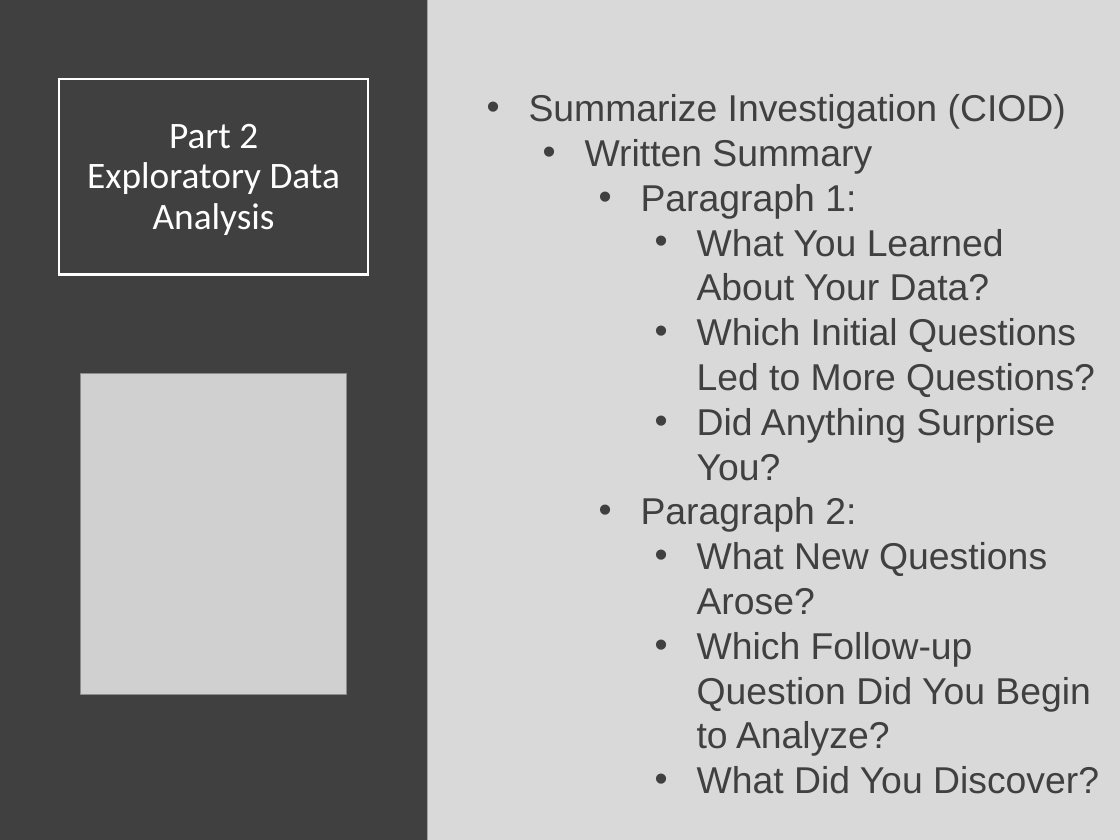
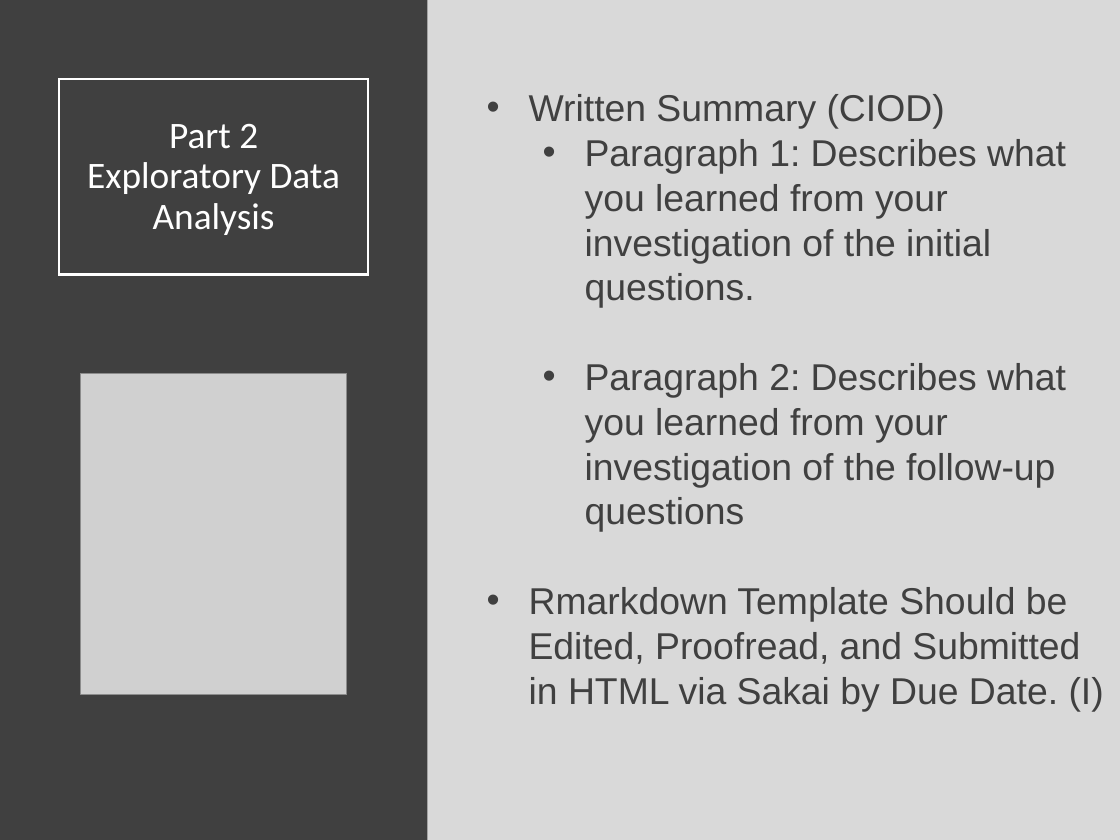
Before and after one commit to Yixf-Self/STOR320_WEBSITE, a slide deck: slide 14 of Lecture/Lecture 10/Lecture 10.pptx (slide 15 before the commit). Drawn at 1120x840 pixels with LibreOffice and Linux fonts; fonts in the diff are those of the drawing; grey boxes stand for pictures. Boxes give left, top, right and bottom in pixels: in the first picture for what was removed or moved away, otherwise in the second. Text is boxed around its words. In the diff, an @@ line names an element or a change of style, - is before the commit and + after.

```diff
--- a/Lecture/Lecture 10/Lecture 10.pptx
+++ b/Lecture/Lecture 10/Lecture 10.pptx
@@ text at box(529, 94, 1104, 711): text changed @@
-• Summarize Investigation (CIOD)
-  • Written Summary
-    • Paragraph 1:
-      • What You Learned About Your Data?
-      • Which Initial Questions Led to More Questions?
-      • Did Anything Surprise You?
-    • Paragraph 2:
-      • What New Questions Arose?
-      • Which Follow-up Question Did You Begin to Analyze?
-      • What Did You Discover?
+• Written Summary (CIOD)
+  • Paragraph 1: Describes what you learned from your investigation of the initial questions.
+  • Paragraph 2: Describes what you learned from your investigation of the follow-up questions
+• Rmarkdown Template Should be Edited, Proofread, and Submitted in HTML via Sakai by Due Date. (I)
```
Also in this commit, not shown: 6 other slides changed, 2 slides added, 2 slides removed, 9 other files.
